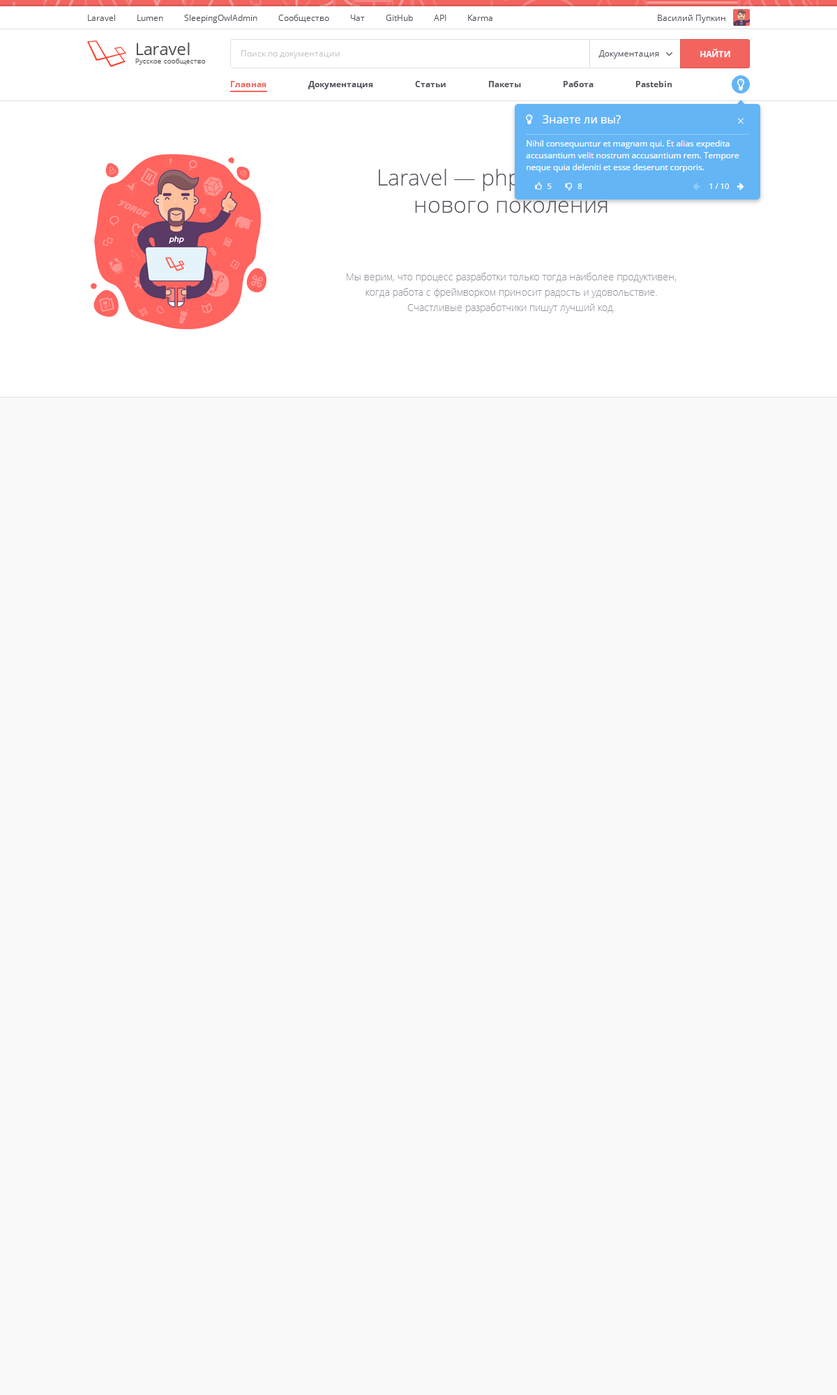
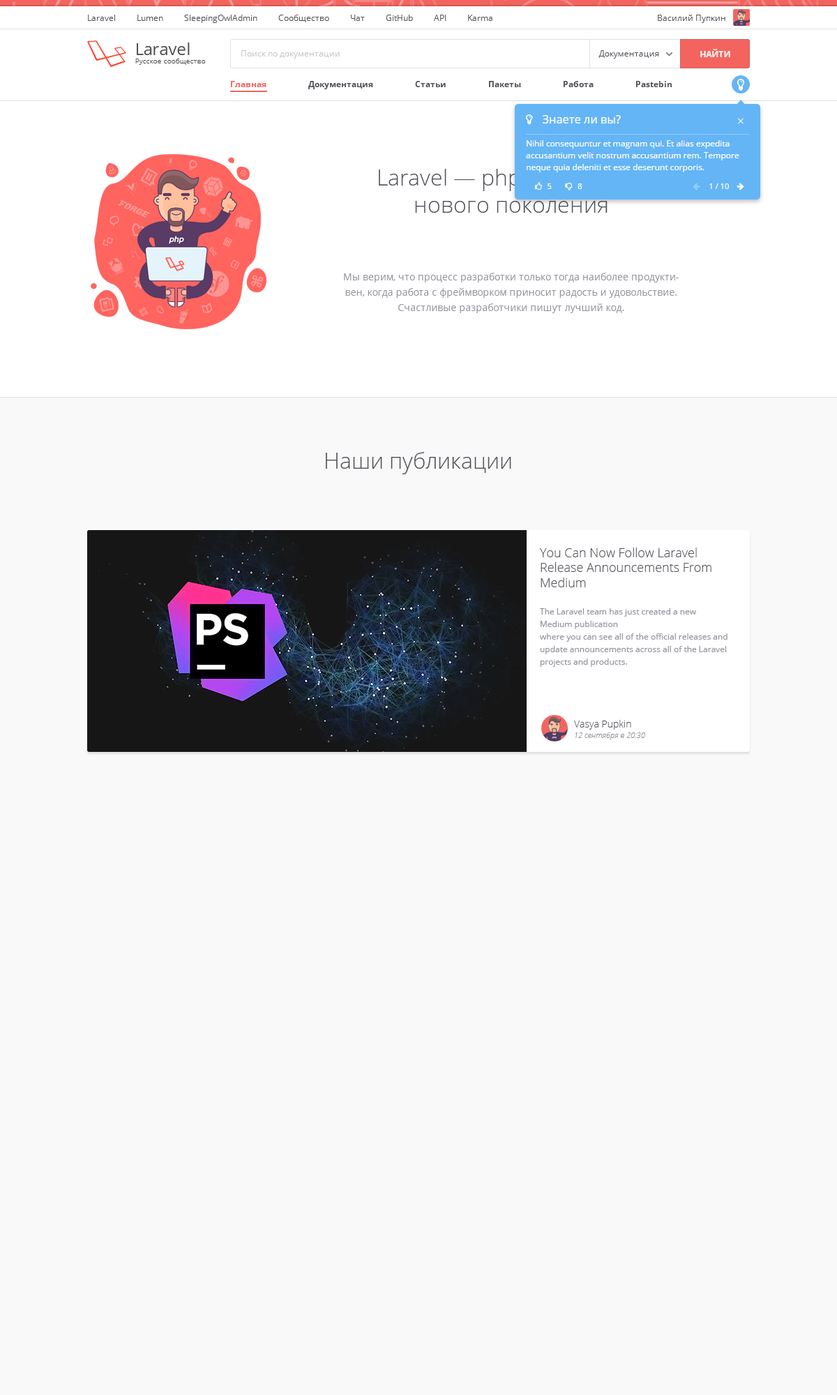
Two versions of the same layered image (837 × 1395). Layer-by-layer changes:
painted on "Мы верим, что процесс разработки только тогда наиболее продукти" over [343, 272, 679, 314]
added layer "Наши публикации" in group "Articles" over [325, 452, 512, 475]
added group "Article full" with 10 layers in group "Articles" over [87, 530, 750, 752]
added group "Article title" with 7 layers in group "Article full" over [539, 547, 728, 742]
added group "User" with 4 layers in group "Article title" over [541, 714, 646, 742]
added layer "Слой 16" in group "User" over [541, 714, 568, 742]
added layer "Эллипс 2" in group "User" over [541, 714, 568, 742]
added layer "Vasya Pupkin" in group "User" over [574, 719, 632, 730]
added layer "12 сентября в 20:30" in group "User" over [574, 732, 646, 741]
added layer "The Laravel team has just created a new Medium publication wher" in group "Article title" over [539, 608, 728, 667]
added layer "You Can Now Follow Laravel Release Announcements From Medium" in group "Article title" over [539, 547, 712, 588]
added layer "Слой 13" in group "Article full" over [87, 530, 527, 752]
added layer "Прямоугольник, скругл. углы 2" in group "Article full" over [87, 530, 750, 752]
